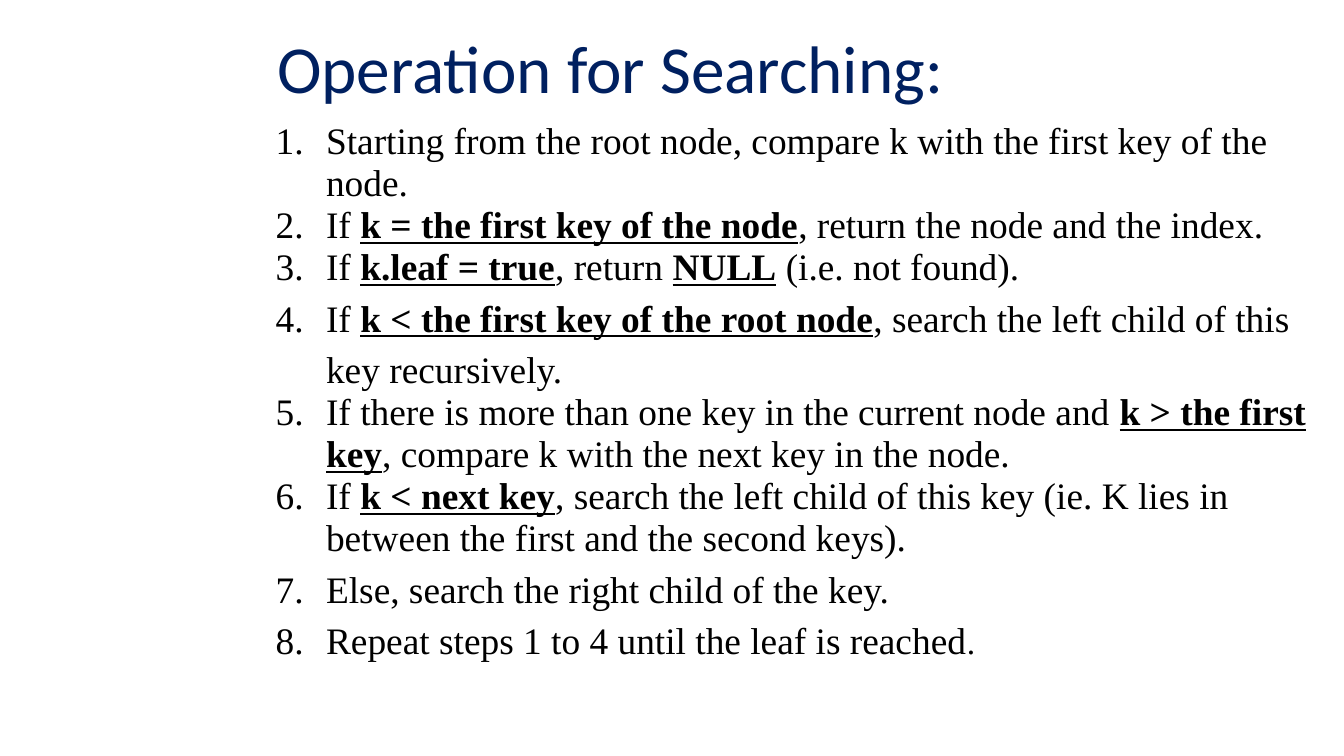
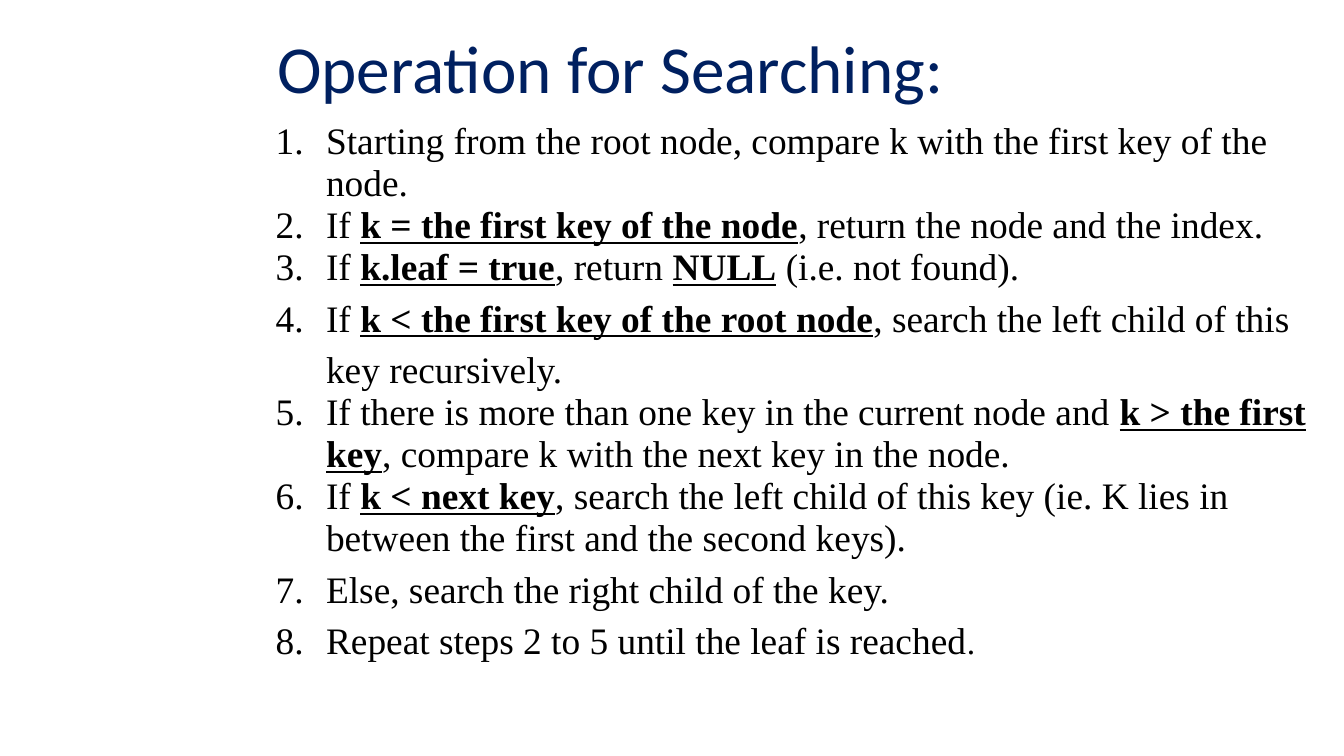
Before and after one commit to viettungvuong/Seminar, a slide deck: slide 41 of Seminar.pptx. Drawn at 1344x756 pixels with LibreOffice and Linux fonts; fonts in the diff are those of the drawing; background and template pictures are left out. Boxes give left, top, right and bottom in pixels: in the first picture for what was removed or moved away, otherwise in the second. Text is boxed around its words. In the diff, an @@ line names an element or a change of style, - is before the commit and + after.

```diff
--- a/Seminar.pptx
+++ b/Seminar.pptx
@@ text at (x1=326, y1=627, x2=966, y2=662): text changed @@
-  8. Repeat steps 1 to 4 until the leaf is reached.
+  8. Repeat steps 2 to 5 until the leaf is reached.
```
Also in this commit, not shown: 8 other slides changed, 1 other file.
